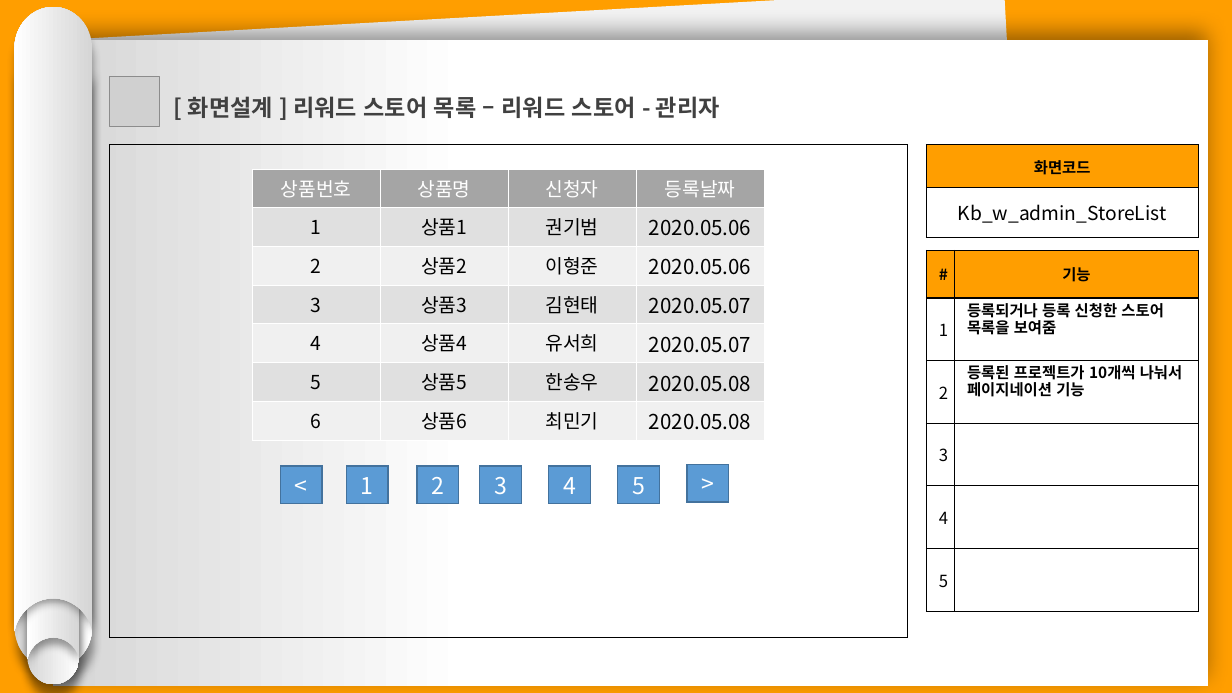
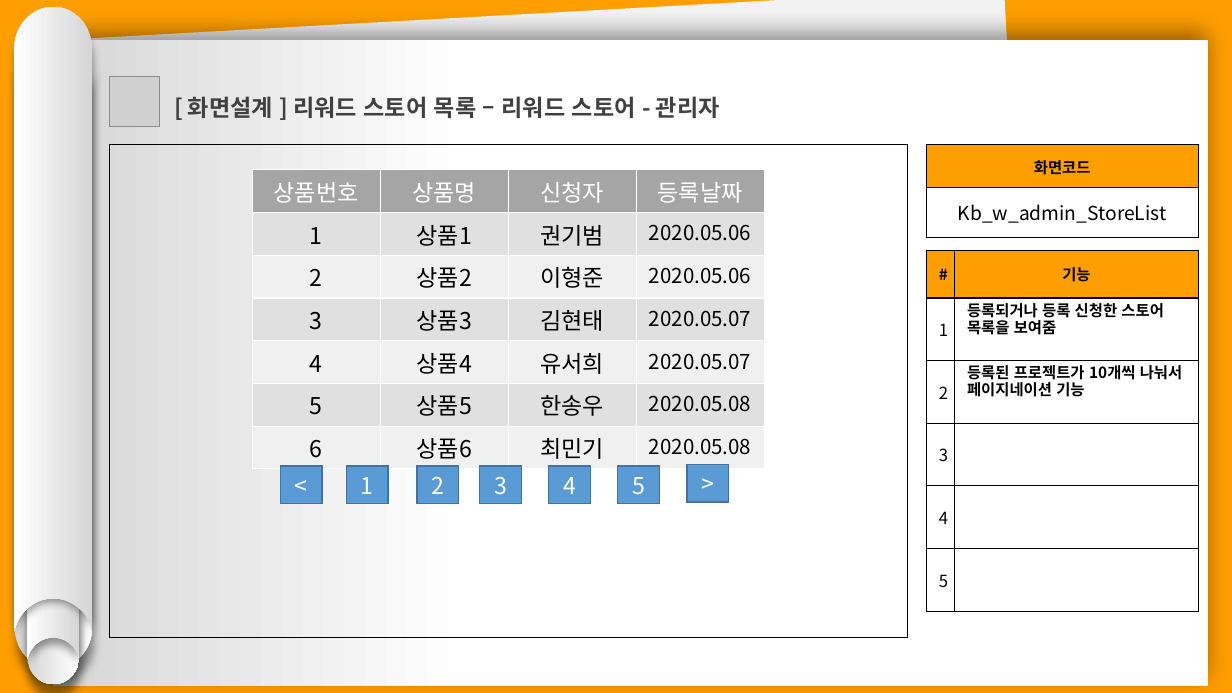
Before and after one commit to hhsw07/ezen-academy-projects, a slide deck: slide 12 of 0 발표용 파워포인트/0608 5차발표/0608 project06 - 파워포인트 - 기범.pptx (slide 9 before the commit). Drawn at 1232x693 pixels with LibreOffice and Linux fonts; fonts in the diff are those of the drawing; grey boxes stand for pictures. Boxes give left, top, right and bottom in pixels: in the first picture for what was removed or moved away, otherwise in the second. Text is boxed around its words. In the diff, an @@ line names an element or a change of style, - is before the commit and + after.

```diff
--- a/0 발표용 파워포인트/0608 5차발표/0608 project06 - 파워포인트 - 기범.pptx
+++ b/0 발표용 파워포인트/0608 5차발표/0608 project06 - 파워포인트 - 기범.pptx
@@ table at [252, 170, 766, 463] @@
@@ size 15 to 18 pt in "상품번호", "상품명", "신청자", "등록날짜" and 18 more places @@
```
Also in this commit, not shown: 12 other slides changed, 3 slides removed.
